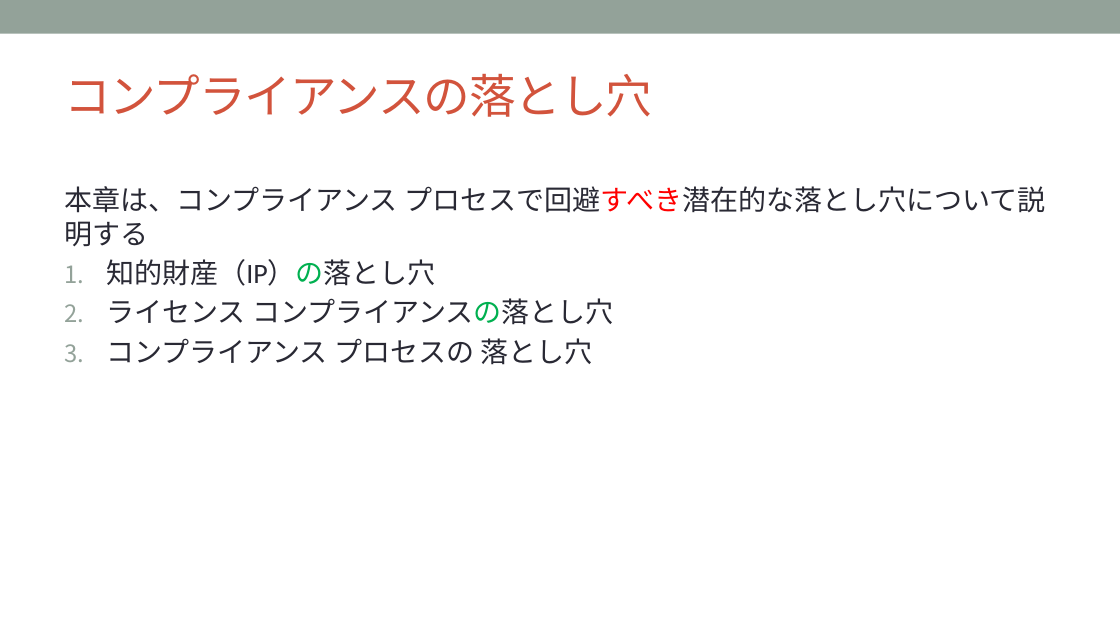
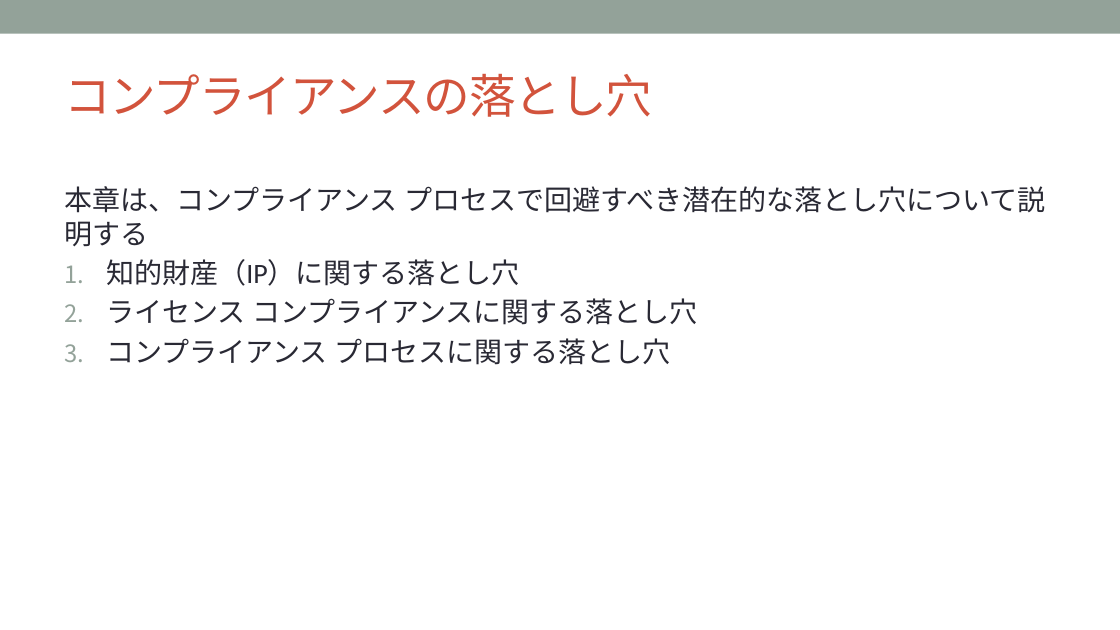
Before and after one commit to OpenChain-Project/Curriculum-Translation-JP, a slide deck: slide 67 of RC/openchain-curriculum-release-2-jp_rc1.0.pptx. Drawn at 1120x630 pixels with LibreOffice and Linux fonts; fonts in the diff are those of the drawing; background and template pictures are left out. Boxes give left, top, right and bottom in pixels: in the first picture for what was removed or moved away, otherwise in the second. Text is boxed around its words. In the diff, an @@ line names an element or a change of style, - is before the commit and + after.

```diff
--- a/RC/openchain-curriculum-release-2-jp_rc1.0.pptx
+++ b/RC/openchain-curriculum-release-2-jp_rc1.0.pptx
@@ text at (x1=64, y1=186, x2=1045, y2=246): text colour #FF0000 to #292934 in "プロセスで回避すべき潜在的な落とし穴について説明する" @@
@@ text at (x1=106, y1=259, x2=698, y2=365): text changed @@
-1. 知的財産（IP）の落とし穴
-2. ライセンス コンプライアンスの落とし穴
-3. コンプライアンス プロセスの 落とし穴
+1. 知的財産（IP）に関する落とし穴
+2. ライセンス コンプライアンスに関する落とし穴
+3. コンプライアンス プロセスに関する落とし穴
```
Also in this commit, not shown: 5 other slides changed.
